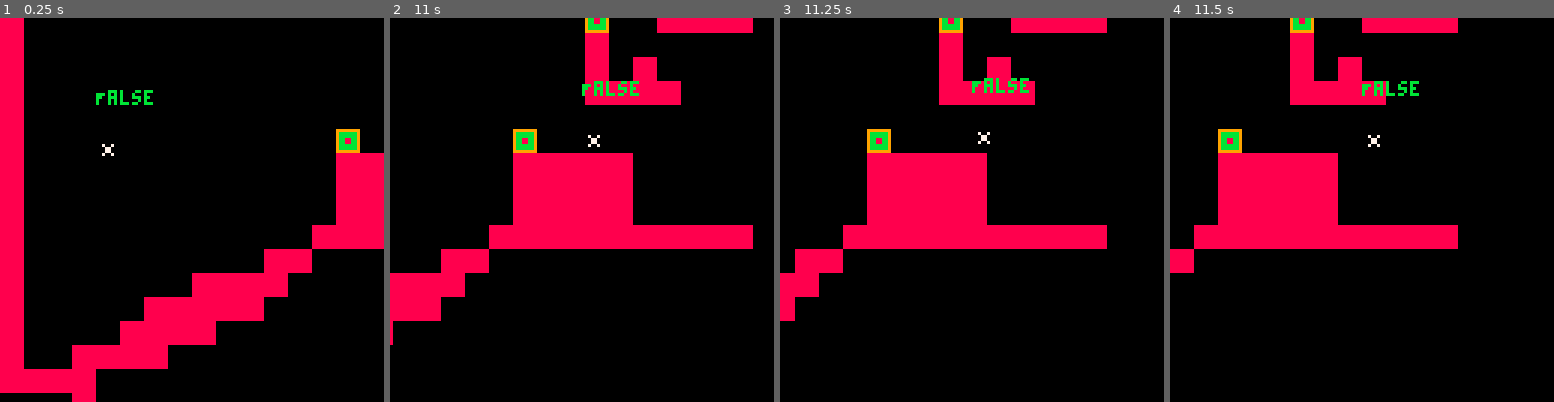
Above: before the commit, frames 1-4 (left to right).
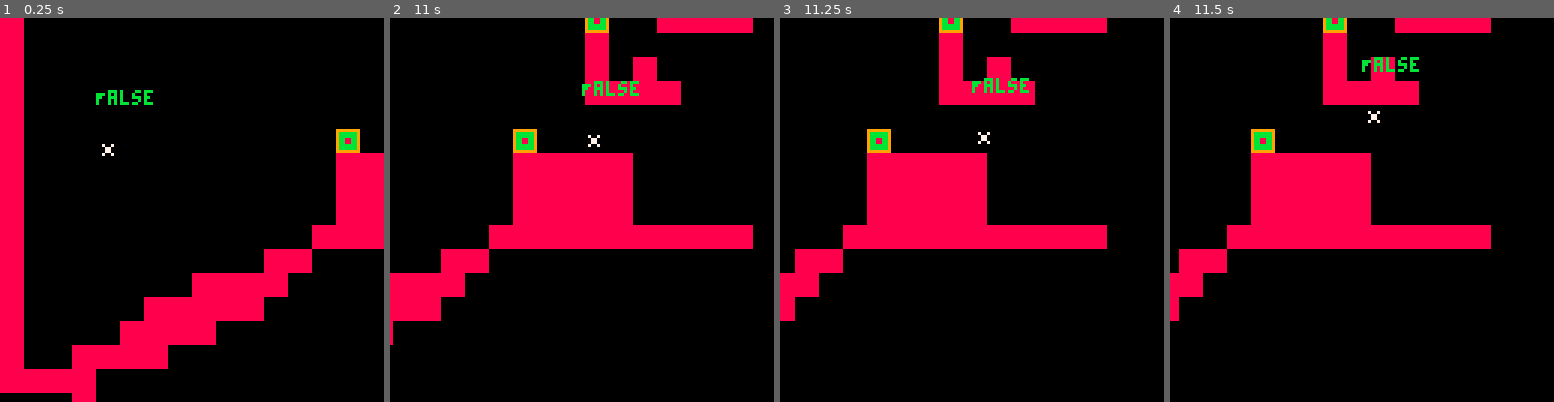
Above: after the commit, the same moments.

Repository: pratik2709/anotherPlatformer
Game: PICO-8 cartridge player.p8
Same seed, same stepped clock (60 frames per second), same inputs: the game is played once before the commit and once after it.
Inputs:
- Up to frame 1 (0.25 s): no input
- Up to frame 2 (11 s): tap O (Z key) at 0.33, 1.07, 2.22, 3.72, 5.22, 6.72, 8.22, 9.72 s; hold Right 2.68-3.02 s; hold Left 3.78-4.12 s; hold Left 4.55-5.05 s; hold Right 5.1-5.93 s; hold Right 6.7-7.03 s; hold Left 7.8-8.13 s; hold Left 8.57-9.07 s; hold Right 9.12-9.95 s; hold Right from 10.72 s (still down)
- Up to frame 3 (11.25 s): release Right at 11.05 s; tap O (Z key) at 11.22 s
- Up to frame 4 (11.5 s): no input

Frames 1-3 are identical in both runs. In frame 4, 11% of the frame differs, in the area x 0-84%, y 0-79%.

Commit message:
fixes to jump code

Diff:
--- a/player.p8
+++ b/player.p8
@@ -316,7 +316,11 @@
   y1=actor.y - actor.h
   y2=actor.y + actor.h
  else
-  y1=actor.y+sgn(dy)*actor.h
+   if sgn(dy) != -1 then
+     y1=actor.y+sgn(dy)*actor.h
+   else
+     y1=actor.y
+   end
   y2=y1
   x1=actor.x-actor.w
   x2=actor.x+actor.w
